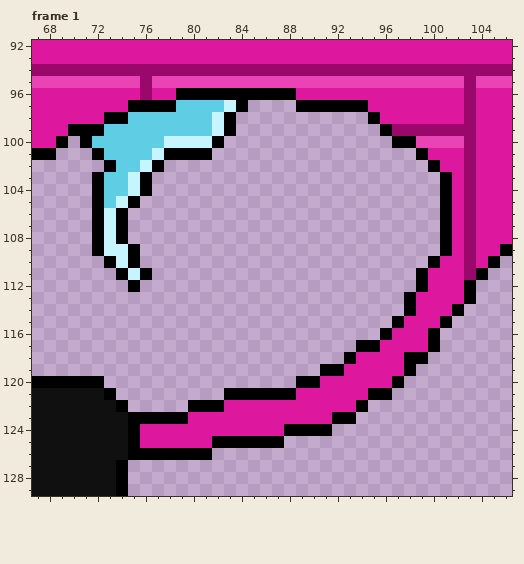
Pixel-art file: IA_art/WEAPONS/rayGun.aseprite. The picture above is the old version.
256x256 pixels, 1 frame. Colours within 5 levels of each other are drawn and written as one. Shown: frame 1: x 67..106, y 92..129. The commit also changed other frames or places, which this record leaves out.
And afterwards:
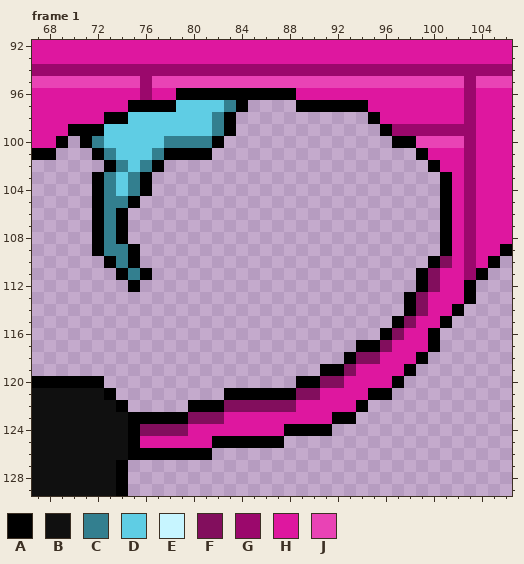
Palette (. is transparent): A #000000  B #101010  C #337f8f  D #5fcde4  E #c7f5ff  F #820e5d  G #9b086c  H #de179f  J #e943b5
The edit:
Frame 1:
Colour D becomes colour C in row 100 at x 72; in row 101 at x 73; in row 102 at x 74; in rows 103 to 105 at x 73.
Colour E becomes colour C in row 97 at x 83; in rows 98 to 99 at x 82; in row 100 at x 78 to 81; in row 101 at x 77; in row 102 at x 76; in rows 103 to 104 at x 75.
Colour E becomes colour C in row 105 at x 74; in rows 106 to 108 at x 73; in row 109 at x 73 to 74; in row 110 at x 74; in row 111 at x 75.
Colour H becomes colour F in row 110 at x 101; in rows 111 to 112 at x 100; in rows 113 to 114 at x 99; in row 115 at x 98; in row 116 at x 97; in row 117 at x 96.
Colour H becomes colour F in row 118 at x 94 to 95; in row 119 at x 93; in row 120 at x 91 to 92; in row 121 at x 89 to 90; in row 122 at x 83 to 88; in row 123 at x 80 to 82.
Colour H becomes colour F in row 124 at x 76 to 79.
Colour A becomes colour H in row 118 at x 98.
Where, in picture pixels (left, top, right, bottom), the same in both pictures:
changed: (92, 100, 452, 436)
